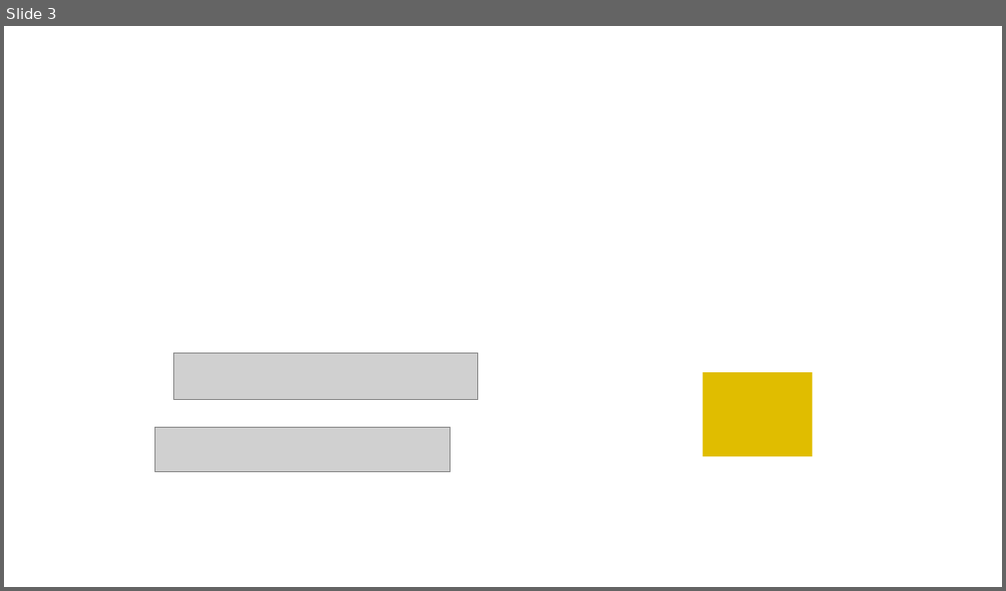
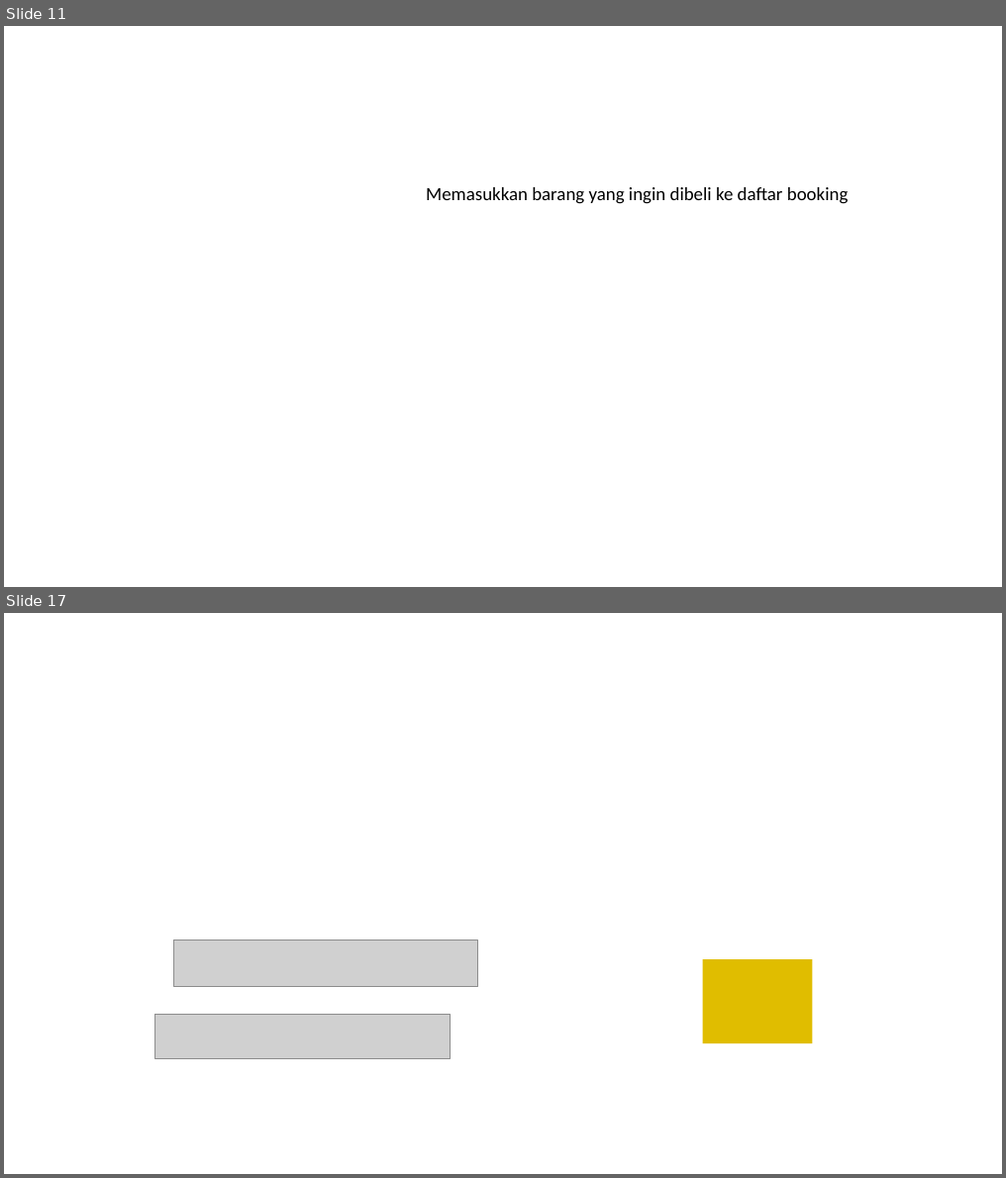
Before and after one commit to pierrekatuhe/WTB, a slide deck: New folder/Presentation.pptx. Shown one above the other, each under a label of ours: slide 3 before the commit, slides 11 and 17 after it; the slides between them are not shown. The pictures are 1006x591 and 1006x1178 pixels, drawn with LibreOffice and Linux fonts; fonts in the diff are those of the drawing; grey boxes stand for pictures. Boxes give left, top, right and bottom in pixels: in the first picture for what was removed or moved away, otherwise in the second. Text is boxed around its words. In the diff, an @@ line names an element or a change of style, - is before the commit and + after.

```diff
--- a/New folder/Presentation.pptx
+++ b/New folder/Presentation.pptx
@@ slide 11 added at box(4, 26, 1002, 587), background #FFFFFF @@
@@ text added at box(426, 187, 848, 204), 18 pt, text #000000 @@
+Memasukkan barang yang ingin dibeli ke daftar booking
@@ what was slide 3 is now slide 17 @@
```
Also in this commit, not shown: 11 slides changed, 4 other slides added, 1 slide removed, 4 other files.
